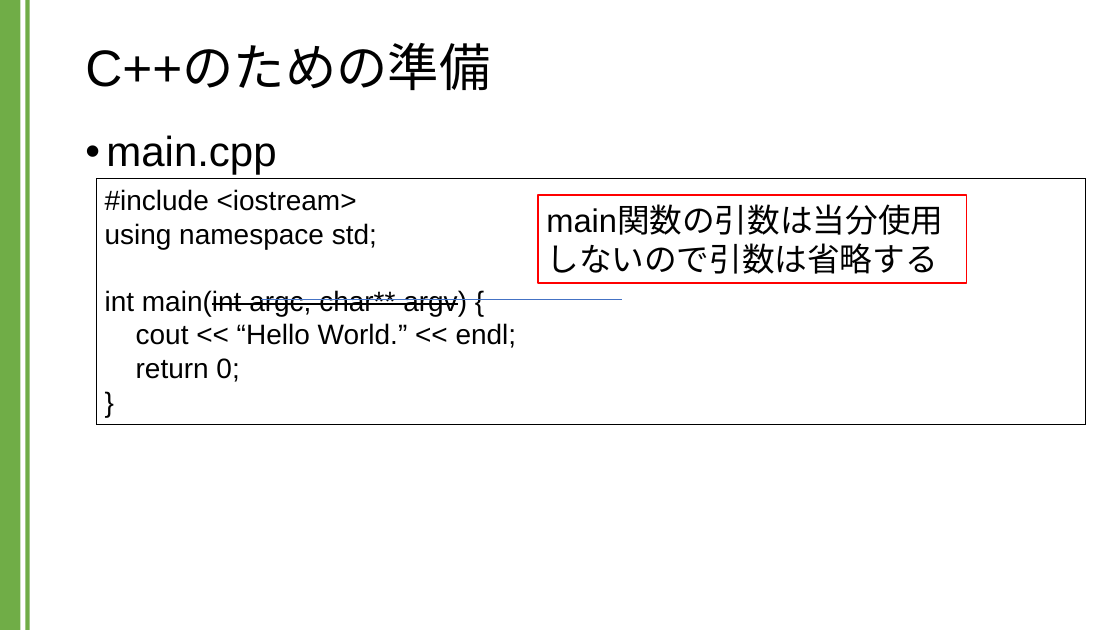
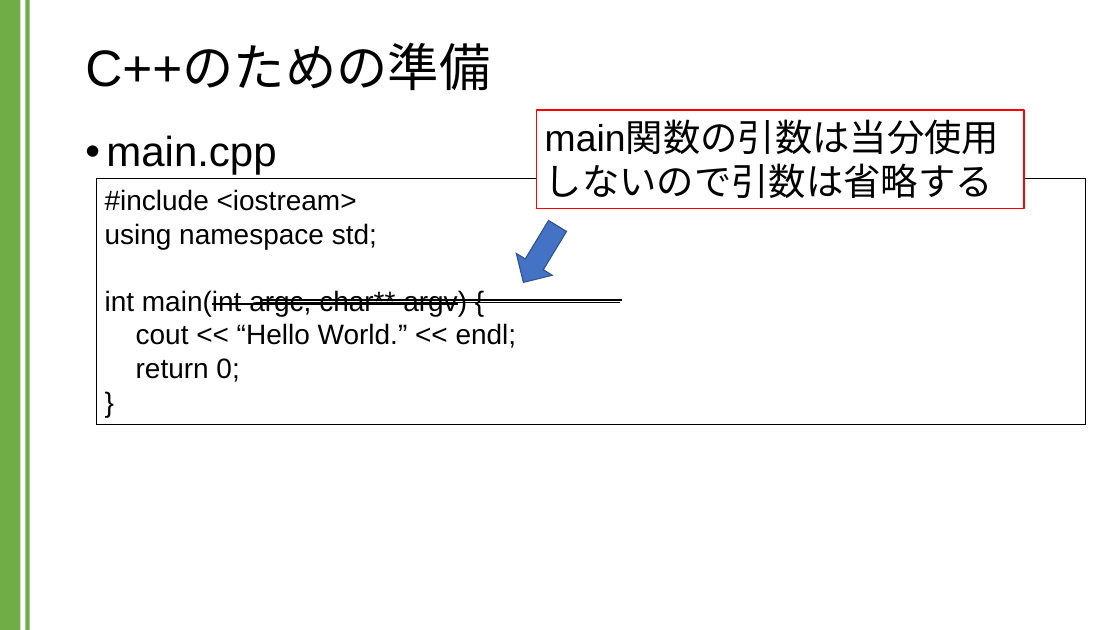
Before and after one commit to kic-murata/cpp2024, a slide deck: slide 17 of 授業資料/講義資料：C言語とC++の違い.pptx (slide 15 before the commit). Drawn at 1120x630 pixels with LibreOffice and Linux fonts; fonts in the diff are those of the drawing. Boxes give left, top, right and bottom in pixels: in the first picture for what was removed or moved away, otherwise in the second. Text is boxed around its words. In the diff, an @@ line names an element or a change of style, - is before the commit and + after.

```diff
--- a/授業資料/講義資料：C言語とC++の違い.pptx
+++ b/授業資料/講義資料：C言語とC++の違い.pptx
@@ rectangle "main関数の引数は当分使用" resized from (x1=539, y1=195, x2=967, y2=282) to (x1=537, y1=110, x2=1024, y2=209) @@
@@ rectangle "main関数の引数は当分使用" at (x1=537, y1=110, x2=1024, y2=209): size 28 to 32 pt @@
@@ down arrow added at (x1=505, y1=215, x2=575, y2=293), fill #4472C4, outline #325491 1 pt @@
@@ line added from (259, 302) to (620, 302), #000000 1.5 pt @@
@@ line (260, 300) - (623, 300): stroke #4472C4 0.5 pt to #000000 1.5 pt @@
```
Also in this commit, not shown: 9 other slides changed, 9 slides added, 11 other files.
